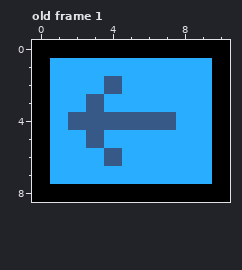
Pixel-art file, stored at assets/ui/pause_btn_topbar.ase. That is the earlier state.
11x9 pixels, 2 frames. Shown: old frame 1. The commit also changed other frames, which this record leaves out.
And afterwards:
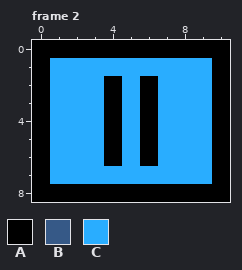
Palette (. is transparent): A #000000  B #365987  C #29adff
A new or re-ordered frame is compared with the old frame closest to it.
The commit says: added proper pause menu to maker
The edit:
frames re-ordered
Changed rows in their new state; - is an unchanged pixel.
Frame 2 against old frame 1:
first column x 2:
2 --A-A-
3 -CA-A-
4 CCACAC
5 -CA-A-
6 --A-A-
Changed places in both pictures, as pixel boxes (x1, y1, x2, y2):
changed: (68, 76, 176, 166)
